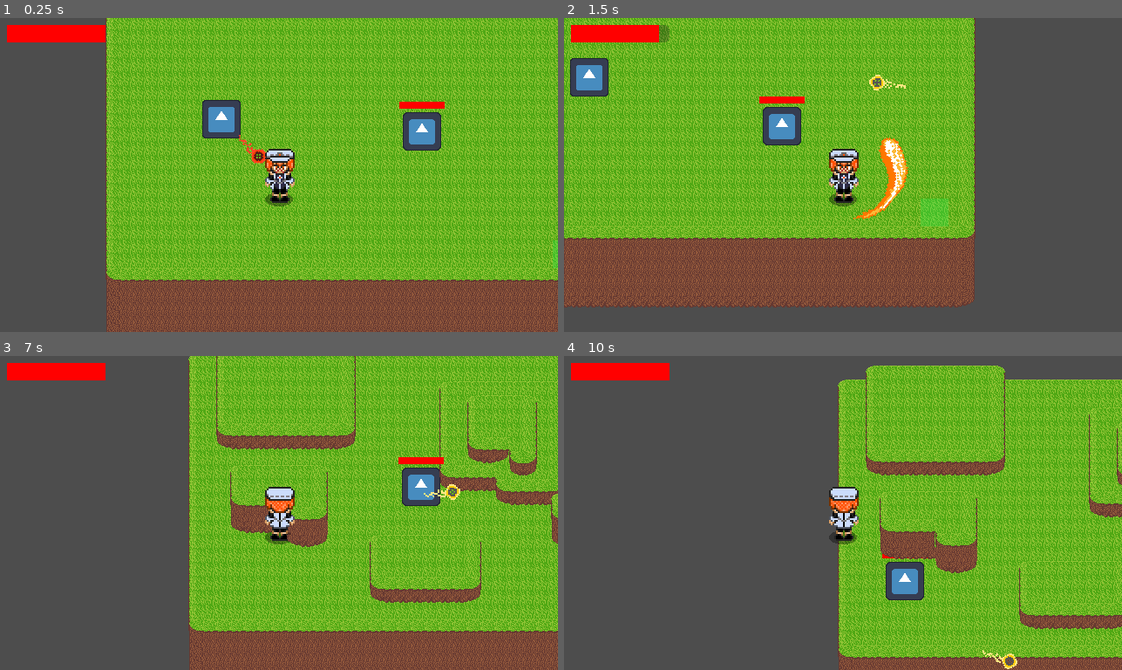
Above: before the commit, frames 1-4 (two rows, left to right).
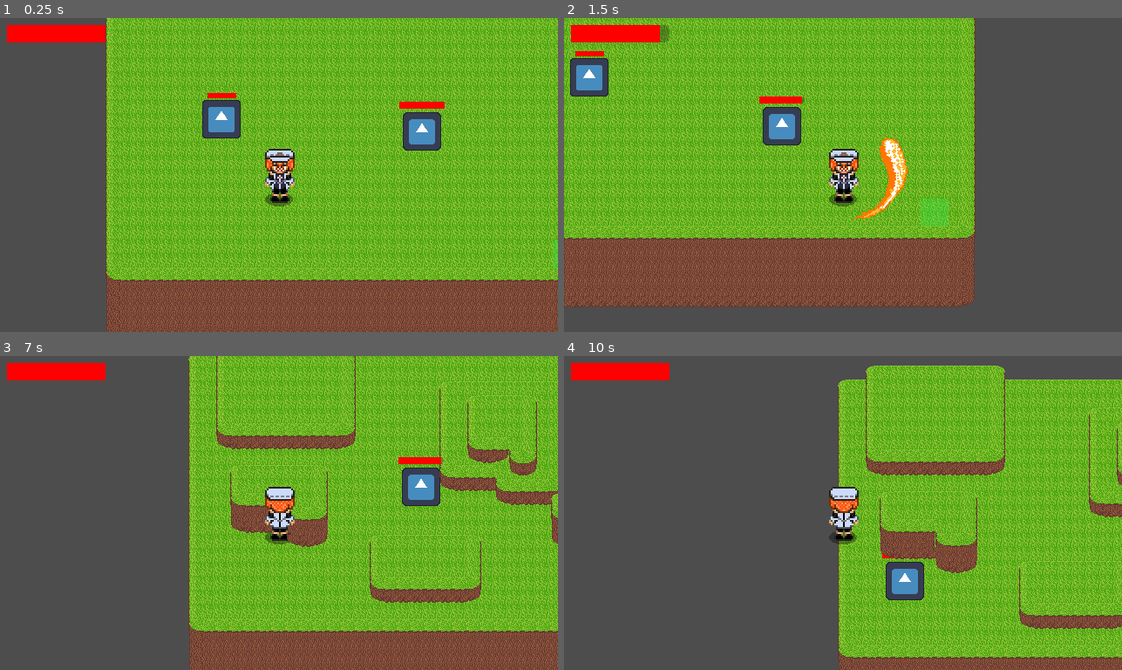
Above: after the commit, the same moments.

Repository: NiroJr/TheHerosFall
Game: Godot game, scene res://Scenes/main.tscn
Same seed, same stepped clock (60 frames per second), same inputs: the game is played once before the commit and once after it. The engine's default icon, where the game draws it, is replaced by a stand-in: a white triangle on a blue panel in a dark square.
Inputs (mouse positions are in pixels of both pictures, inside the frame that each line leads up to):
- Up to frame 1 (0.25 s): no input
- Up to frame 2 (1.5 s): move the mouse to (965, 159) at 0.52 s; hold D (Right) 0.53-1.28 s; click (965, 159) at 0.6 s; move the mouse to (731, 190) at 1.27 s; hold S (Down) from 1.28 s (still down); tap X (sword_swing) at 1.35 s
- Up to frame 3 (7 s): move the mouse to (334, 443) at 2.02 s; release S (Down) at 2.03 s; hold D (Right) 2.03-2.78 s; click (334, 443) at 2.1 s; move the mouse to (251, 575) at 2.77 s; hold W (Up) 2.78-3.53 s; tap X (sword_swing) at 2.85, 4.35, 5.85 s; move the mouse to (446, 560) at 3.52 s; hold A (Left) 3.53-5.03 s; click (446, 560) at 3.6 s; move the mouse to (111, 465) at 4.27 s; move the mouse to (306, 513) at 5.02 s; hold S (Down) 5.03-5.78 s; click (306, 513) at 5.1 s; move the mouse to (195, 434) at 5.77 s; hold D (Right) 5.78-6.53 s; move the mouse to (401, 497) at 6.52 s; hold W (Up) from 6.53 s (still down); click (401, 497) at 6.6 s
- Up to frame 4 (10 s): move the mouse to (731, 528) at 7.27 s; release W (Up) at 7.28 s; hold D (Right) 7.28-8.03 s; tap X (sword_swing) at 7.35, 8.85 s; move the mouse to (898, 443) at 8.02 s; hold S (Down) 8.03-8.78 s; click (898, 443) at 8.1 s; move the mouse to (815, 575) at 8.77 s; hold A (Left) 8.78-9.53 s; move the mouse to (1010, 560) at 9.52 s; hold W (Up) from 9.53 s (still down); click (1010, 560) at 9.6 s

The runs differ from the first frame. In frame 1, 0.2% of the frame differs, in the area x 37-48%, y 23-47%; in frame 2, 0.2%, in the area x 2-62%, y 2-28%; in frame 3, 0.1%; in frame 4, 0.1%.

Commit message:
Added turret health+projectile damage

Diff:
--- a/Scenes/basic_enemy.tscn
+++ b/Scenes/basic_enemy.tscn
@@ -32,7 +32,7 @@
 theme_override_styles/fill = SubResource("StyleBoxFlat_fecjr")
 show_percentage = false
 
-[node name="HitBox" type="Area2D" parent="." unique_id=131301359]
+[node name="HitBox" type="Area2D" parent="." unique_id=131301359 groups=["Enemy"]]
 collision_layer = 4
 collision_mask = 13
 
--- a/Scenes/turret_enemy.tscn
+++ b/Scenes/turret_enemy.tscn
@@ -15,10 +15,16 @@
 }]
 
 [sub_resource type="RectangleShape2D" id="RectangleShape2D_i5tie"]
-size = Vector2(129, 127)
+size = Vector2(125.71431, 125.7143)
 
 [sub_resource type="CircleShape2D" id="CircleShape2D_vikc2"]
 radius = 118.6086
+
+[sub_resource type="StyleBoxFlat" id="StyleBoxFlat_et2mp"]
+bg_color = Color(1, 0, 0, 1)
+
+[sub_resource type="RectangleShape2D" id="RectangleShape2D_68yga"]
+size = Vector2(134.28577, 131.42862)
 
 [node name="TurretEnemy" type="CharacterBody2D" unique_id=320407485]
 scale = Vector2(0.35, 0.35)
@@ -30,7 +36,8 @@
 sprite_frames = SubResource("SpriteFrames_i5tie")
 
 [node name="CollisionShape2D" type="CollisionShape2D" parent="." unique_id=599427503]
-position = Vector2(0.5, -1.5)
+position = Vector2(3.6614276e-06, 2.1713117e-06)
+scale = Vector2(0.99999976, 0.99999976)
 shape = SubResource("RectangleShape2D_i5tie")
 
 [node name="PlayerDetection" type="Area2D" parent="." unique_id=462406931]
@@ -49,4 +56,22 @@
 
 [node name="Fire" type="Timer" parent="." unique_id=2014376432]
 
+[node name="HealthBar" type="ProgressBar" parent="." unique_id=608802613]
+offset_left = -45.714287
+offset_top = -85.71429
+offset_right = 48.857155
+offset_bottom = -68.85714
+theme_override_styles/fill = SubResource("StyleBoxFlat_et2mp")
+show_percentage = false
+
+[node name="HitBox" type="Area2D" parent="." unique_id=1889613140 groups=["Enemy"]]
+collision_layer = 4
+collision_mask = 8
+
+[node name="CollisionShape2D" type="CollisionShape2D" parent="HitBox" unique_id=1662275397]
+position = Vector2(1.4285697, 6.8119584e-07)
+scale = Vector2(0.9999995, 0.9999995)
+shape = SubResource("RectangleShape2D_68yga")
+
 [connection signal="timeout" from="Fire" to="." method="_on_fire_timeout"]
+[connection signal="area_entered" from="HitBox" to="." method="_on_hit_box_area_entered"]
--- a/Scripts/projectile.gd
+++ b/Scripts/projectile.gd
@@ -28,9 +28,13 @@
 
 
 func _on_area_2d_area_entered(area: Area2D) -> void:
+	var collide = area.get_parent()
 	if enemy_projectile:
 		if area.is_in_group("PlayerHitBox"):
-			area.get_parent().take_damage(1)
+			collide.take_damage(1)
 			queue_free()
-		elif(area.get_parent().is_in_group("Enemy")):
+		elif(area.is_in_group("Enemy")):
 			queue_free()
+	elif(area.is_in_group("Enemy")):
+			collide.take_damage(5)
+			queue_free()
--- a/Scripts/turret_enemy.gd
+++ b/Scripts/turret_enemy.gd
@@ -1,14 +1,19 @@
 extends CharacterBody2D
 @onready var projectile = load("res://Scenes/projectile.tscn")
 @onready var main = get_tree().current_scene
+@onready var health_bar = $HealthBar
 var player : Area2D = null
 var line_of_sight := false
 var can_shoot := true
+const MAX_HEALTH := 100
+var health := MAX_HEALTH
+
 
 func _ready() -> void:
 	$PlayerDetection.area_entered.connect(detected)
 	$PlayerDetection.area_exited.connect(_outOfRange)
 	$PlayerDetection/RayCast2D.add_exception(self)
+	health_bar.value = MAX_HEALTH
 
 func _physics_process(delta: float) -> void:
 	if(player):
@@ -50,6 +55,19 @@
 	$Fire.start()
 	return
 
-
 func _on_fire_timeout() -> void:
 	can_shoot = true
+
+func take_damage(amount: int):
+	health = clampi(health - amount, 0, MAX_HEALTH)
+	health_bar.value = health
+
+func _on_hit_box_area_entered(area: Area2D) -> void:
+	print("hit by ", area.name, " groups: ", area.get_groups())
+	player.get_parent().enemies_hit.append(self)
+	if area.is_in_group("Combo1"):
+		take_damage(10)
+	elif area.is_in_group("Combo2"):
+		take_damage(20)
+	elif area.is_in_group("Combo3"):
+		take_damage(50)
